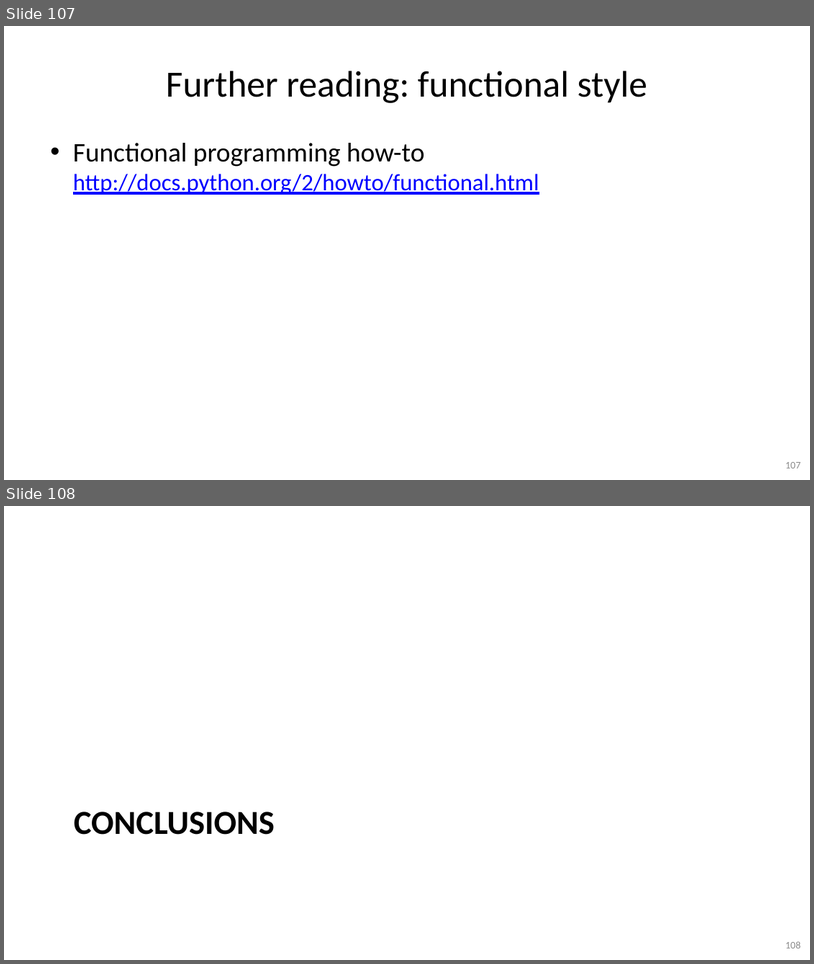
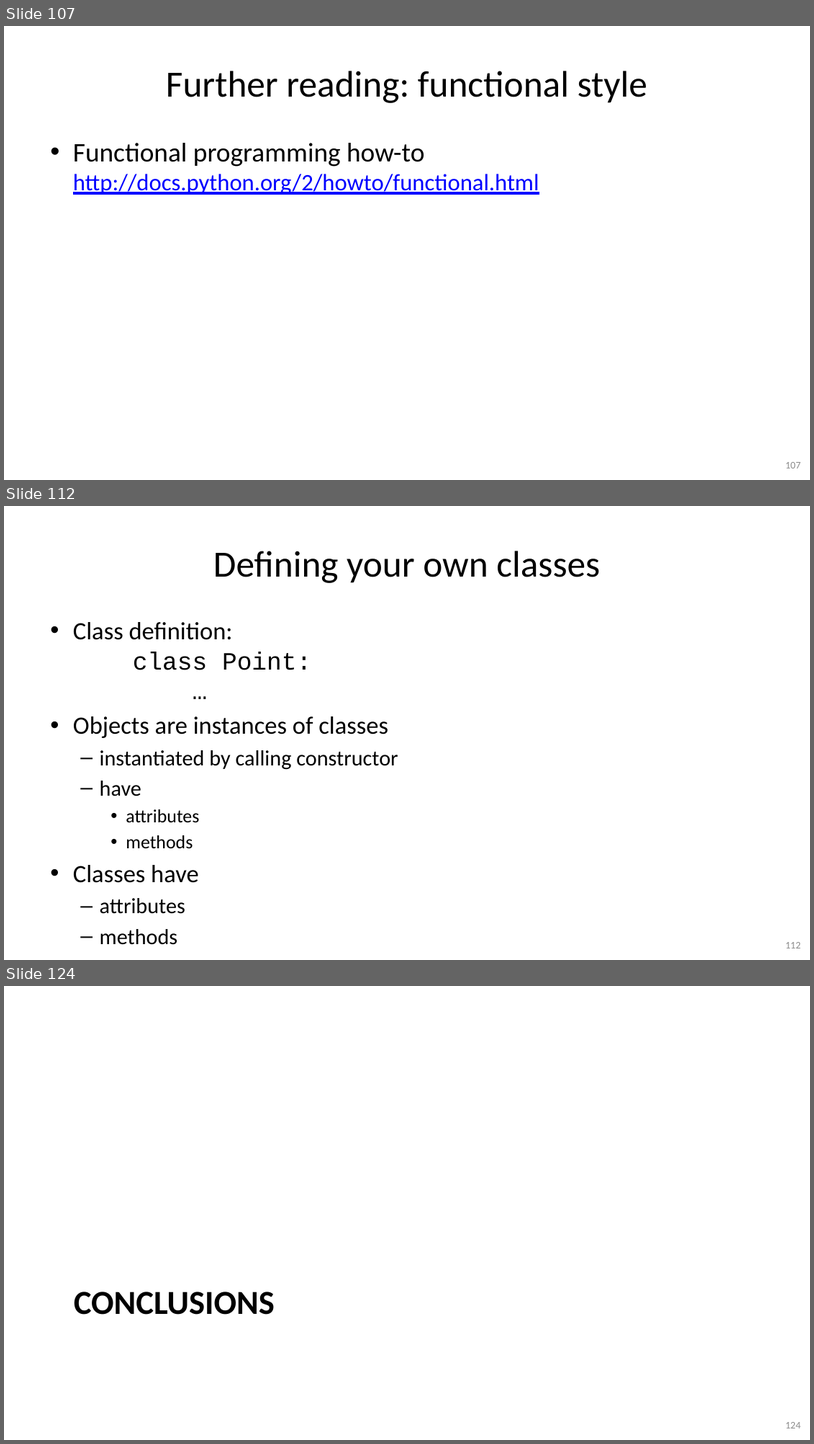
Before and after one commit to gjbex/Python-for-programmers, a slide deck: python_for_programmers.pptx. Shown one above the other, each under a label of ours: slides 107 and 108 before the commit, slides 107, 112 and 124 after it; the slides between them are not shown. The pictures are 814x964 and 814x1444 pixels, drawn with LibreOffice and Linux fonts; fonts in the diff are those of the drawing. Boxes give left, top, right and bottom in pixels: in the first picture for what was removed or moved away, otherwise in the second. Text is boxed around its words. In the diff, an @@ line names an element or a change of style, - is before the commit and + after.

```diff
--- a/python_for_programmers.pptx
+++ b/python_for_programmers.pptx
@@ slide 112 added at [4,506,810,960], background #FFFFFF @@
@@ title added at [214,551,600,583], 44 pt, text #000000 @@
+Defining your own classes
@@ text added at [73,622,398,914], 29.6 pt, text #000000 @@
+• Class definition:
+  class Point:
+  …
+• Objects are instances of classes
+  – instantiated by calling constructor
+  – have
+    • attributes
+    • methods
+• Classes have
+  – attributes
+  – methods
@@ page number added at [786,942,801,948], 12 pt, text #8C8C8C @@
+112
@@ what was slide 108 is now slide 124 @@
@@ page number at [786,1422,801,1428]: text changed @@
-108
+124
```
Also in this commit, not shown: 15 other slides added.
